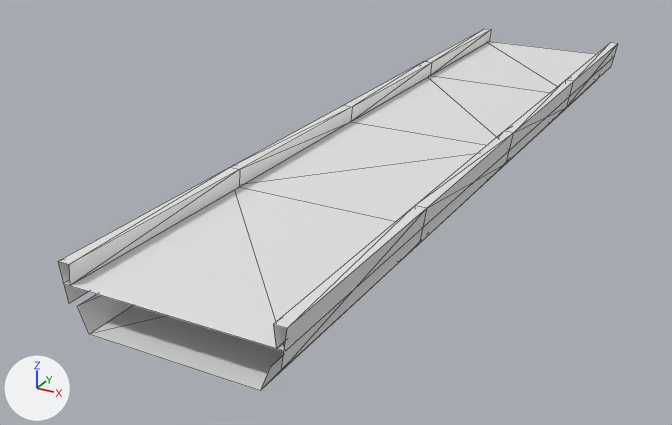
The OBJ model Resources/Meshes/16m/Elevated_Station_Pavement_LOD.obj: old version first, new version second.
The view is the same before and after, from a 50 mm camera at (27.2, -63.8, 23.6) aimed at (-5.0, -5.2, -5.7). The axes (+X, +Y, +Z) are drawn at lower left. The lights are the same throughout. Mesh edges are drawn as thin lines. Where no turn or scale is listed for an object, it has been applied to the vertices.

Names of what the first picture shows: 'Elevated_Station_Pavement_LOD'.
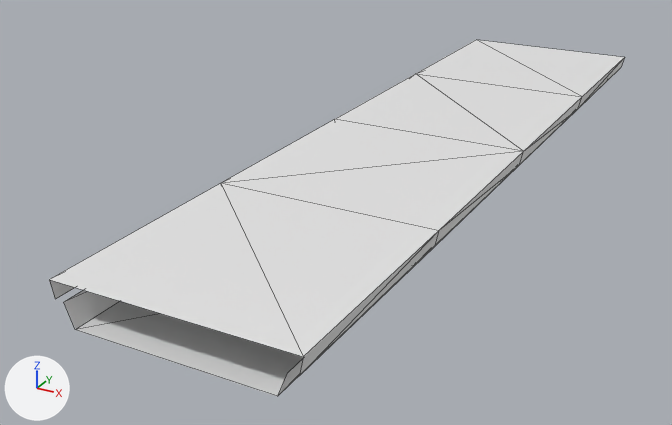
What the commit changed:
me_elevated_station_pavement_lod is used by ob_elevated_station_pavement_lod; location (0.0, 0.0, 0.0).
me_elevated_station_pavement_lod had 70 vertices, 80 faces and spanned x -7.2..7.2, y -32.0..32.0, z -2.7..1.3.
me_elevated_station_pavement_lod now has 40 vertices, 48 faces and spans x -8.0..8.0, y -32.0..32.0, z -2.7..0.0.
me_elevated_station_pavement_lod part 1: the loose piece of 20 vertices spanning x -6.1..6.1, y -32.0..32.0, z -2.7..-1.1 is scaled about its middle by (1.17, 1, 1).
me_elevated_station_pavement_lod part 2: the loose piece of 10 vertices spanning x -7.0..7.0, y -32.0..32.0, z 0.0 is rebuilt with 20 vertices and now spans x -8.0..8.0, y -32.0..32.0, z -1.2..0.0.
Part 3, on me_elevated_station_pavement_lod:
40 vertices are removed from x -7.2..7.2, y -32.0..32.0, z -1.2..1.3.
48 faces are deleted.

Location of each change, (x1, y1, x2, y2) in pixels of the pictures (672 x 425 px; the box of a moved part takes in the faces that stretch with it):
'Elevated_Station_Pavement_LOD', reshaped: before (58, 29, 617, 390); after (49, 40, 625, 396)
part 1 of me_elevated_station_pavement_lod, moved or reshaped: before (78, 87, 589, 390); after (64, 290, 303, 396)
part 2 of me_elevated_station_pavement_lod, rebuilt (8% taller): before (63, 41, 613, 351); after (49, 40, 625, 376)
part 3 of me_elevated_station_pavement_lod, deleted: before (58, 29, 617, 370)
